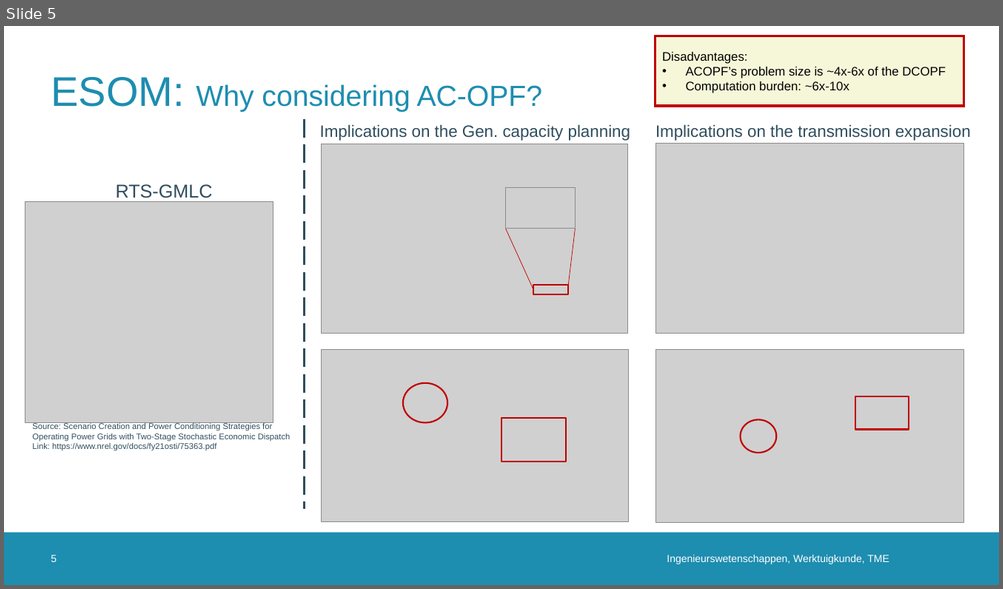
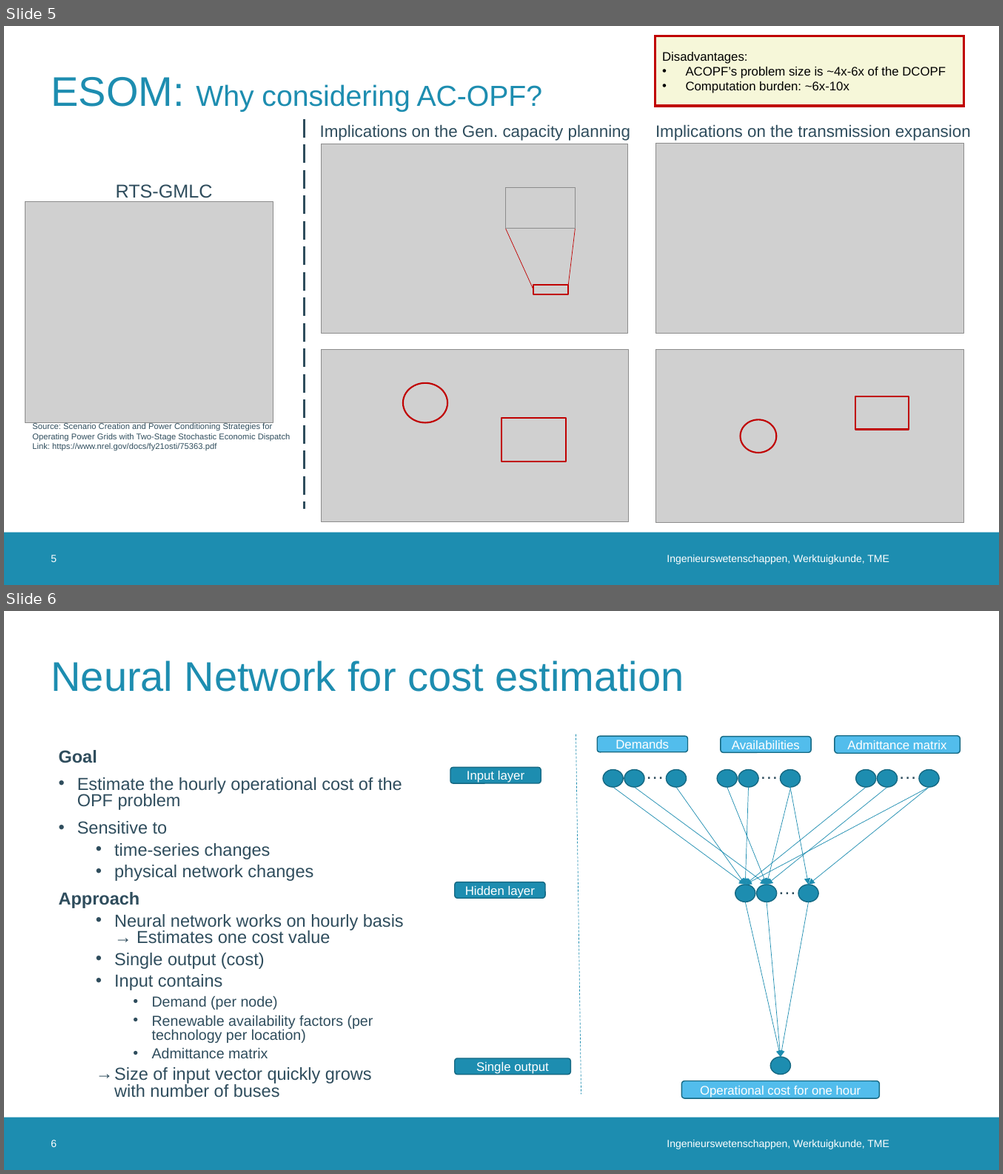
Before and after one commit to erikfilias/JointResearch, a slide deck: 02. Presentations/PresentationGroup_EA.pptx. Shown one above the other, each under a label of ours: slide 5 before the commit, slides 5 and 6 after it. The pictures are 1003x589 and 1003x1174 pixels, drawn with LibreOffice and Linux fonts; fonts in the diff are those of the drawing; grey boxes stand for pictures; background and template pictures are left out. Boxes give left, top, right and bottom in pixels: in the first picture for what was removed or moved away, otherwise in the second. Text is boxed around its words. In the diff, an @@ line names an element or a change of style, - is before the commit and + after.

```diff
--- a/02. Presentations/PresentationGroup_EA.pptx
+++ b/02. Presentations/PresentationGroup_EA.pptx
@@ slide 6 added at [4, 611, 999, 1170], background #FFFFFF; not listed: 1 template element that a slide beside it also shows @@
@@ title added at [51, 661, 683, 692], 40 pt, text #1D8DB0 @@
+Neural Network for cost estimation
@@ line added from (575, 734) to (580, 1094), #1D8DB0 0.5 pt dashed @@
@@ rounded rectangle added at [597, 736, 688, 752], fill #52BDEC, outline #156882 1 pt, 12 pt, text #FFFFFF @@
+Demands
@@ rounded rectangle added at [720, 736, 811, 752], fill #52BDEC, outline #156882 1 pt, 12 pt, text #FFFFFF @@
+Availabilities
@@ rounded rectangle added at [834, 735, 960, 753], fill #52BDEC, outline #156882 1 pt, 12 pt, text #FFFFFF @@
+Admittance matrix
@@ text added at [59, 750, 404, 1098], 16.8 pt, text #2F4D5D @@
+Goal
+• Estimate the hourly operational cost of the OPF problem
+• Sensitive to
+  • time-series changes
+  • physical network changes
+Approach
+  • Neural network works on hourly basis → Estimates one cost value
+  • Single output (cost)
+  • Input contains
+    • Demand (per node)
+    • Renewable availability factors (per technology per location)
+    • Admittance matrix
+  → Size of input vector quickly grows with number of buses
@@ group added at [603, 758, 686, 787]: 3 ellipses, 1 text @@
+…
@@ group added at [717, 758, 800, 787]: 3 ellipses, 1 text @@
+…
@@ group added at [856, 758, 939, 787]: 3 ellipses, 1 text @@
+…
@@ rounded rectangle added at [450, 768, 540, 783], fill #1D8DB0, outline #156882 1 pt, 12 pt, text #FFFFFF @@
+Input layer
@@ arrow added from (613, 787) to (745, 885), #1D8DB0 0.5 pt @@
@@ arrow added from (634, 787) to (766, 885), #1D8DB0 0.5 pt @@
@@ arrow added from (676, 787) to (745, 885), #1D8DB0 0.5 pt @@
@@ arrow added from (727, 787) to (766, 885), #1D8DB0 0.5 pt @@
@@ arrow added from (748, 787) to (745, 885), #1D8DB0 0.5 pt @@
@@ arrow added from (866, 787) to (745, 885), #1D8DB0 0.5 pt @@
@@ arrow added from (929, 787) to (745, 885), #1D8DB0 0.5 pt @@
@@ arrow added from (888, 787) to (766, 885), #1D8DB0 0.5 pt @@
@@ arrow added from (790, 787) to (790, 789), #1D8DB0 0.5 pt @@
@@ arrow added from (791, 787) to (808, 885), #1D8DB0 0.5 pt @@
@@ arrow added from (929, 787) to (808, 885), #1D8DB0 0.5 pt @@
@@ arrow added from (791, 789) to (766, 885), #1D8DB0 0.5 pt @@
@@ group added at [735, 872, 818, 902]: 3 ellipses, 1 text @@
+…
@@ rounded rectangle added at [455, 883, 545, 898], fill #1D8DB0, outline #156882 1 pt, 12 pt, text #FFFFFF @@
+Hidden layer
@@ arrow added from (745, 902) to (781, 1057), #1D8DB0 0.5 pt @@
@@ arrow added from (766, 902) to (781, 1057), #1D8DB0 0.5 pt @@
@@ arrow added from (808, 902) to (781, 1057), #1D8DB0 0.5 pt @@
@@ rounded rectangle added at [455, 1059, 570, 1074], fill #1D8DB0, outline #156882 1 pt, 12 pt, text #FFFFFF @@
+Single output
@@ ellipse added at [770, 1057, 791, 1074], fill #1D8DB0, outline #156882 1 pt @@
@@ rounded rectangle added at [681, 1081, 879, 1098], fill #52BDEC, outline #156882 1 pt, 12 pt, text #FFFFFF @@
+Operational cost for one hour
@@ page number added at [51, 1140, 57, 1147], 10 pt, text #FFFFFF @@
+6
@@ text added at [666, 1140, 889, 1150], 10 pt, text #FFFFFF @@
+Ingenieurswetenschappen, Werktuigkunde, TME
```
